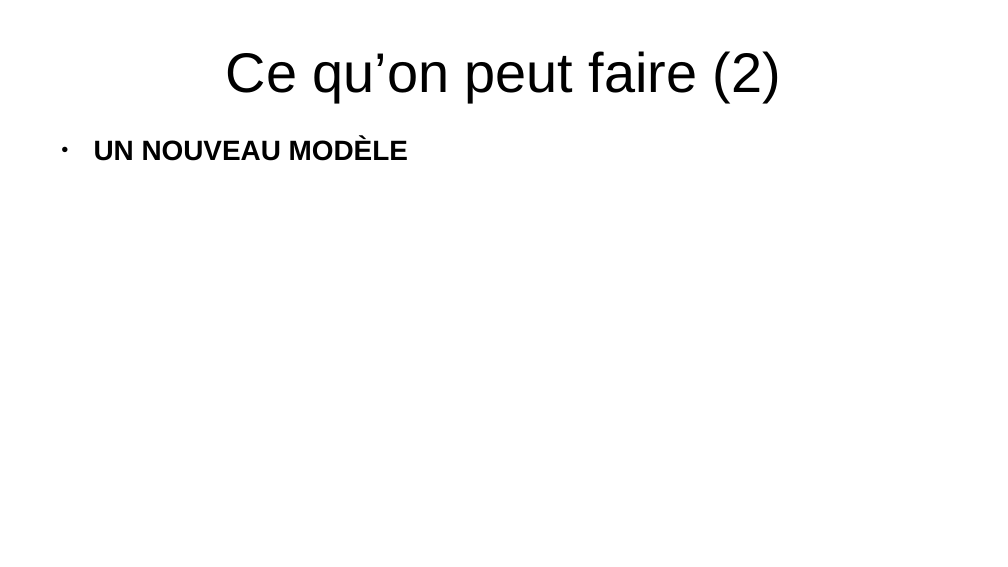
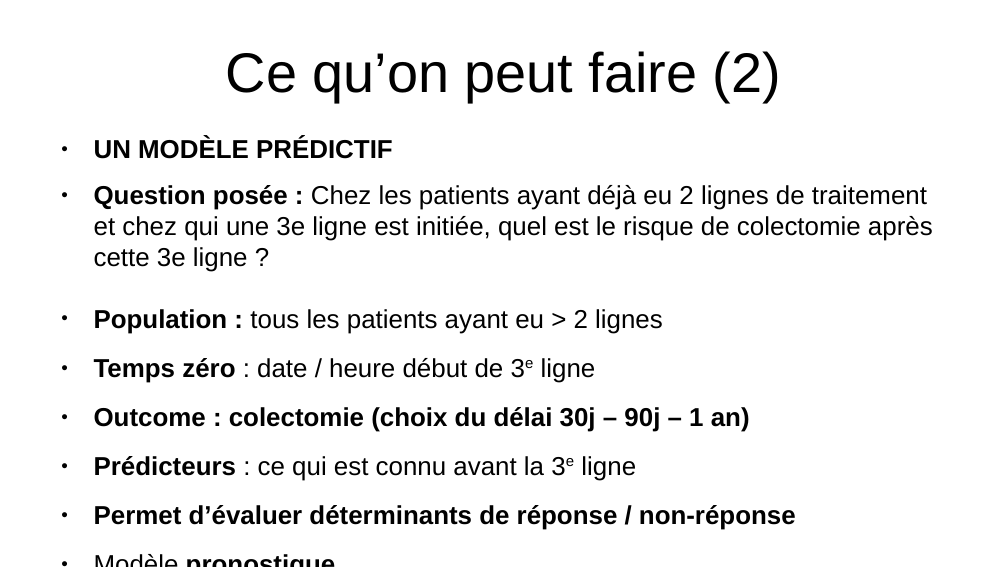
Before and after one commit to thomashusson29/CAG, a slide deck: slide 8 of Documents/diapo.odp. Drawn at 1008x567 pixels with LibreOffice and Linux fonts; fonts in the diff are those of the drawing. Boxes give left, top, right and bottom in pixels: in the first picture for what was removed or moved away, otherwise in the second. Text is boxed around its words. In the diff, an @@ line names an element or a change of style, - is before the commit and + after.

```diff
--- a/Documents/diapo.odp
+++ b/Documents/diapo.odp
@@ text at [94, 137, 933, 530]: text changed; size 22 to 20.4 pt; bold off @@
-● UN NOUVEAU MODÈLE
+● UN MODÈLE PRÉDICTIF
+● Question posée : Chez les patients ayant déjà eu 2 lignes de traitement et chez qui une 3e ligne est initiée, quel est le risque de colectomie après cette 3e ligne ?
+● Population : tous les patients ayant eu > 2 lignes
+● Temps zéro : date / heure début de 3e ligne
+● Outcome : colectomie (choix du délai 30j – 90j – 1 an)
+● Prédicteurs : ce qui est connu avant la 3e ligne
+● Permet d’évaluer déterminants de réponse / non-réponse
+● Modèle pronostique
```
Also in this commit, not shown: 1 other slide changed, 2 slides added, 1 other file.
